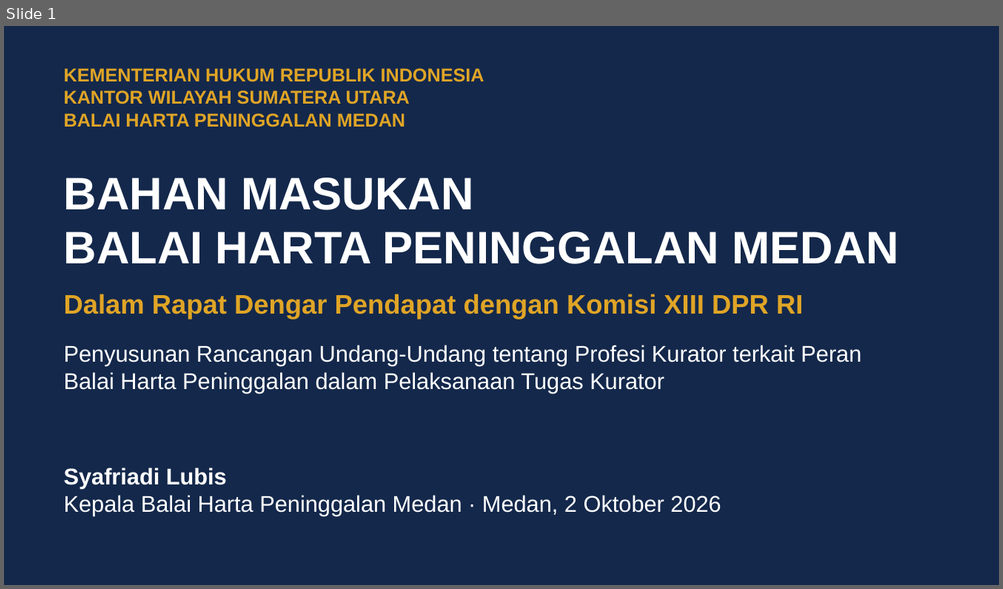
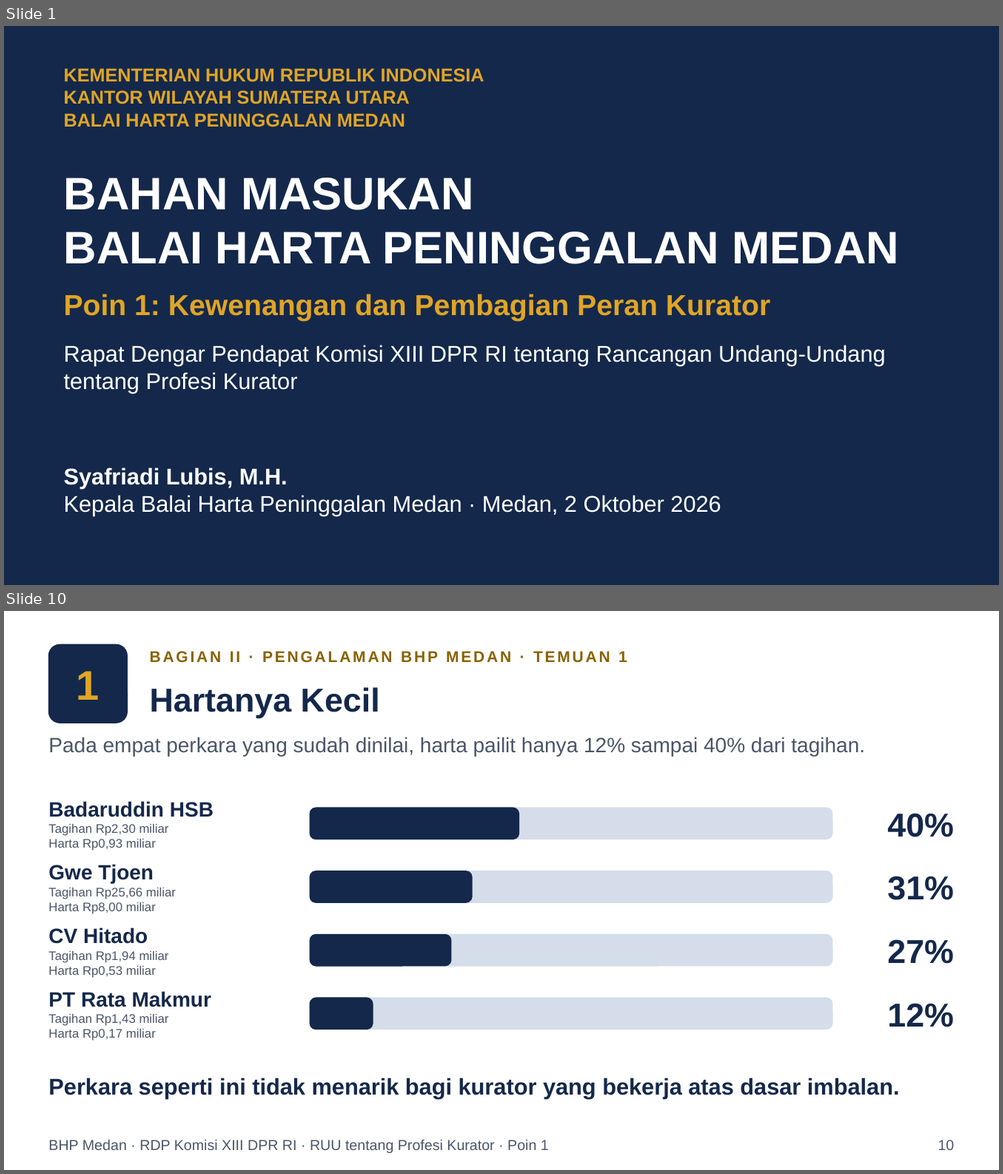
Before and after one commit to artheralawfirm-cloud/SAPAWALI, a slide deck: presentasi/Paparan_BHP_Medan_RUU_Profesi_Kurator.pptx. Shown one above the other, each under a label of ours: slide 1 before the commit, slides 1 and 10 after it; the slides between them are not shown. The pictures are 1003x589 and 1003x1174 pixels, drawn with LibreOffice and Linux fonts; fonts in the diff are those of the drawing. Boxes give left, top, right and bottom in pixels: in the first picture for what was removed or moved away, otherwise in the second. Text is boxed around its words. In the diff, an @@ line names an element or a change of style, - is before the commit and + after.

```diff
--- a/presentasi/Paparan_BHP_Medan_RUU_Profesi_Kurator.pptx
+++ b/presentasi/Paparan_BHP_Medan_RUU_Profesi_Kurator.pptx
@@ slide 10 added at [4,611,999,1170], background #FFFFFF @@
@@ rounded rectangle added at [48,644,127,723], fill #14284B, outline #14284B 1 pt @@
@@ text added at [150,651,627,663], 15 pt, text #8A6100, bold @@
+BAGIAN II · PENGALAMAN BHP MEDAN · TEMUAN 1
@@ text added at [77,671,99,700], 40 pt, text #E0A526, bold @@
+1
@@ text added at [150,687,380,718], 32 pt, text #14284B, bold @@
+Hartanya Kecil
@@ text added at [48,737,865,756], 20 pt, text #4A5568 @@
+Pada empat perkara yang sudah dinilai, harta pailit hanya 12% sampai 40% dari tagihan.
@@ text added at [48,801,213,851], 12 pt, text #4A5568 @@
+Badaruddin HSB
+Tagihan Rp2,30 miliar
+Harta Rp0,93 miliar
@@ rounded rectangle added at [310,808,832,840], fill #D5DDEA, outline #D5DDEA 1 pt @@
@@ rounded rectangle added at [310,808,519,840], fill #14284B, outline #14284B 1 pt @@
@@ text added at [887,813,953,837], 32 pt, text #14284B, bold @@
+40%
@@ text added at [48,864,176,914], 12 pt, text #4A5568 @@
+Gwe Tjoen
+Tagihan Rp25,66 miliar
+Harta Rp8,00 miliar
@@ rounded rectangle added at [310,871,832,903], fill #D5DDEA, outline #D5DDEA 1 pt @@
@@ rounded rectangle added at [310,871,472,903], fill #14284B, outline #14284B 1 pt @@
@@ text added at [887,876,953,900], 32 pt, text #14284B, bold @@
+31%
@@ text added at [48,928,169,978], 12 pt, text #4A5568 @@
+CV Hitado
+Tagihan Rp1,94 miliar
+Harta Rp0,53 miliar
@@ rounded rectangle added at [310,935,832,966], fill #D5DDEA, outline #D5DDEA 1 pt @@
@@ rounded rectangle added at [310,935,451,966], fill #14284B, outline #14284B 1 pt @@
@@ text added at [887,940,953,964], 32 pt, text #14284B, bold @@
+27%
@@ text added at [48,991,211,1041], 12 pt, text #4A5568 @@
+PT Rata Makmur
+Tagihan Rp1,43 miliar
+Harta Rp0,17 miliar
@@ rounded rectangle added at [310,998,832,1030], fill #D5DDEA, outline #D5DDEA 1 pt @@
@@ rounded rectangle added at [310,998,373,1030], fill #14284B, outline #14284B 1 pt @@
@@ text added at [887,1003,953,1028], 32 pt, text #14284B, bold @@
+12%
@@ text added at [48,1078,899,1099], 22 pt, text #14284B, bold @@
+Perkara seperti ini tidak menarik bagi kurator yang bekerja atas dasar imbalan.
@@ text added at [48,1140,549,1153], 14 pt, text #4A5568 @@
+BHP Medan · RDP Komisi XIII DPR RI · RUU tentang Profesi Kurator · Poin 1
@@ text added at [938,1140,954,1150], 14 pt, text #4A5568 @@
+10
@@ slide 1 changed as well @@
@@ text at [64,294,770,321]: text changed; size 26 to 28 pt @@
-Dalam Rapat Dengar Pendapat dengan Komisi XIII DPR RI
+Poin 1: Kewenangan dan Pembagian Peran Kurator
@@ text at [64,345,885,393]: text changed @@
-Penyusunan Rancangan Undang-Undang tentang Profesi Kurator terkait Peran Balai Harta Peninggalan dalam Pelaksanaan Tugas Kurator
+Rapat Dengar Pendapat Komisi XIII DPR RI tentang Rancangan Undang-Undang tentang Profesi Kurator
@@ text at [64,468,287,489]: text changed @@
-Syafriadi Lubis
+Syafriadi Lubis, M.H.
```
Also in this commit, not shown: 5 other slides changed, 19 other slides added, 47 slides removed, 11 other files.
